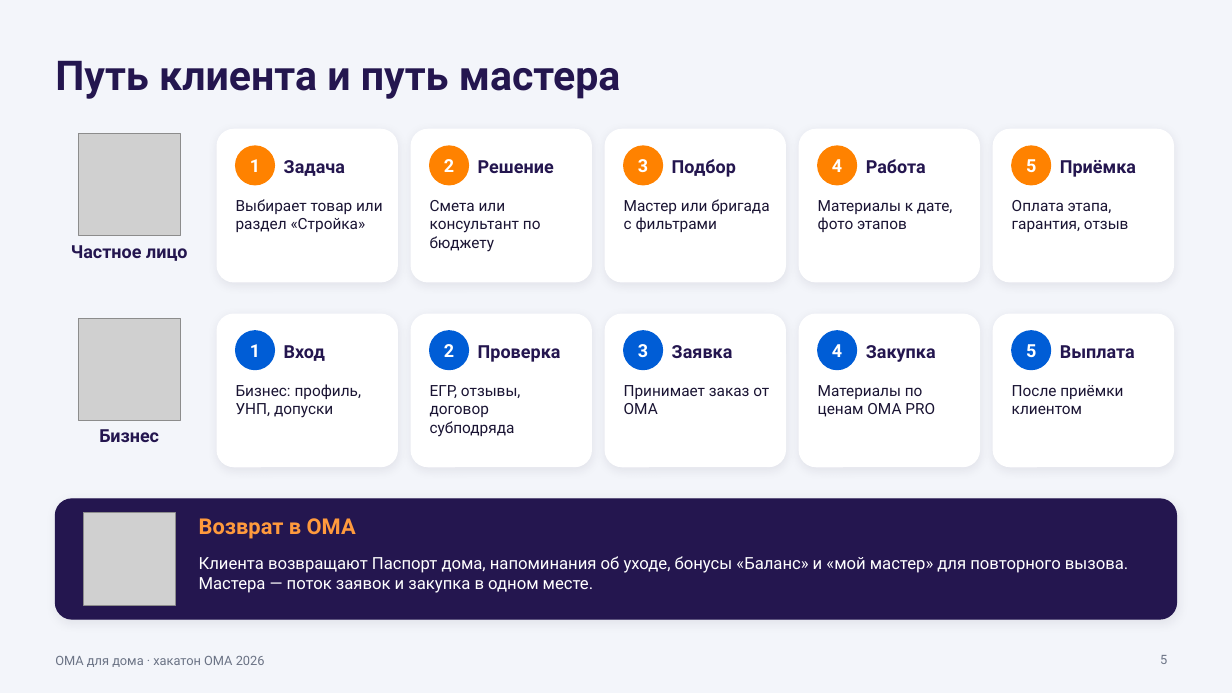
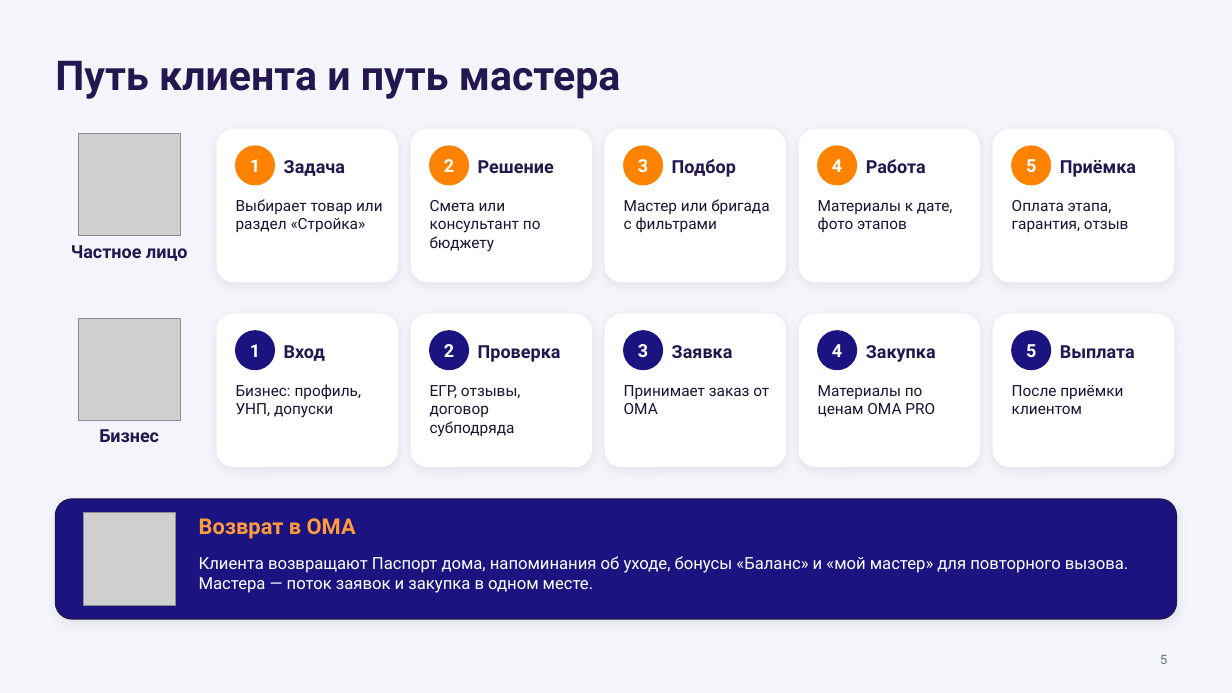
Before and after one commit to kvasiuum/hackatonoma, a slide deck: slide 5 of slides/oma-dlya-doma.pptx. Drawn at 1232x693 pixels with LibreOffice and Linux fonts; fonts in the diff are those of the drawing; grey boxes stand for pictures. Boxes give left, top, right and bottom in pixels: in the first picture for what was removed or moved away, otherwise in the second. Text is boxed around its words. In the diff, an @@ line names an element or a change of style, - is before the commit and + after.

```diff
--- a/slides/oma-dlya-doma.pptx
+++ b/slides/oma-dlya-doma.pptx
@@ fill #005DD6 to #1B1480; outline #005DD6 1 pt to #1B1480 1 pt in 5 elements at (236, 331, 274, 370), (430, 331, 469, 370), (624, 331, 663, 370), (818, 331, 857, 370), (1012, 331, 1051, 370) @@
@@ rounded rectangle at (55, 499, 1177, 619): fill #24164F to #1B1480 @@
@@ text removed at (55, 656, 265, 667) @@
-ОМА для дома · хакатон ОМА 2026
```
Also in this commit, not shown: 6 other slides changed.
